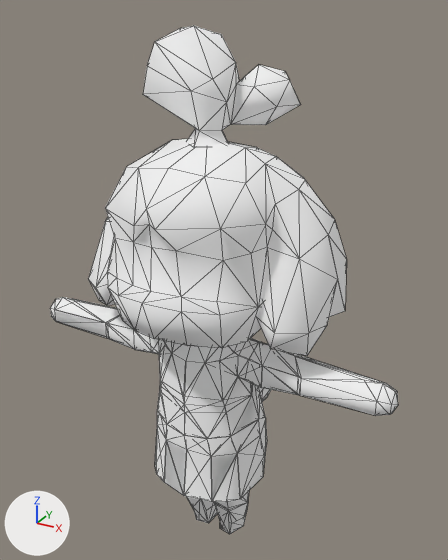
The glTF model docs/models/o108_body.glb as it was, and as the next commit left it.
The view is the same before and after, from a 50 mm lens placed at (0.621, -1.11, 0.882), pointed at (-0.001, 0.021, 0.317). The axes (+X, +Y, +Z) are drawn at lower left. The lights are the same throughout. The older version comes first. Mesh edges are drawn as thin lines. Vertices at exactly the same position are counted once.

Names of what the first picture shows: 'Group[0]'.
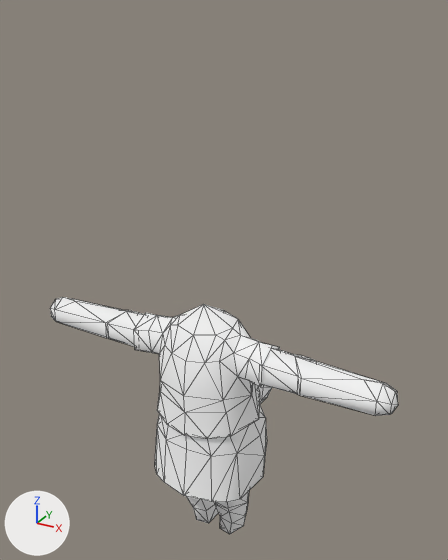
Boxes [x1, y1, x2, y2] around the edits, measured in the pictures (448 x 560 px):
'Group[0]', reshaped (53% shorter)
    before: [50, 26, 398, 534]
    after: [50, 297, 398, 534]
part 1 of me_group_0, deleted
    before: [89, 139, 347, 356]
part 2 of me_group_0, deleted
    before: [143, 26, 301, 147]
part 3 of me_group_0, deleted
    before: [55, 297, 384, 528]

Patch to the scene script:
```diff
--- a/docs/models/o108_body.glb.py
+++ b/docs/models/o108_body.glb.py
@@ me_group_0 @@
 # used by ob_group_0; location = (0.0, 0.0, 0.0)
-me_group_0.from_pydata(...)  # 618 vertices, 1279 faces; spans x -0.434..0.434, y -0.289..0.255, z -0.375..0.851
+me_group_0.from_pydata(...)  # 333 vertices, 634 faces; spans x -0.434..0.434, y -0.174..0.255, z -0.375..0.296
+# me_group_0 part 1: the loose piece of 148 vertices spanning x -0.286..0.286, y -0.289..0.166, z 0.252..0.648 is deleted
+# me_group_0 part 2: the loose piece of 40 vertices spanning x -0.142..0.139, y -0.105..0.125, z 0.627..0.851 is deleted
+# me_group_0 part 3
+# 97 vertices are removed from x -0.247..0.161, y -0.174..0.255, z -0.372..0.233
+# 287 faces are deleted
 me_group_0.materials.append(mat_xfb__m00_o_body108_bm)
```
